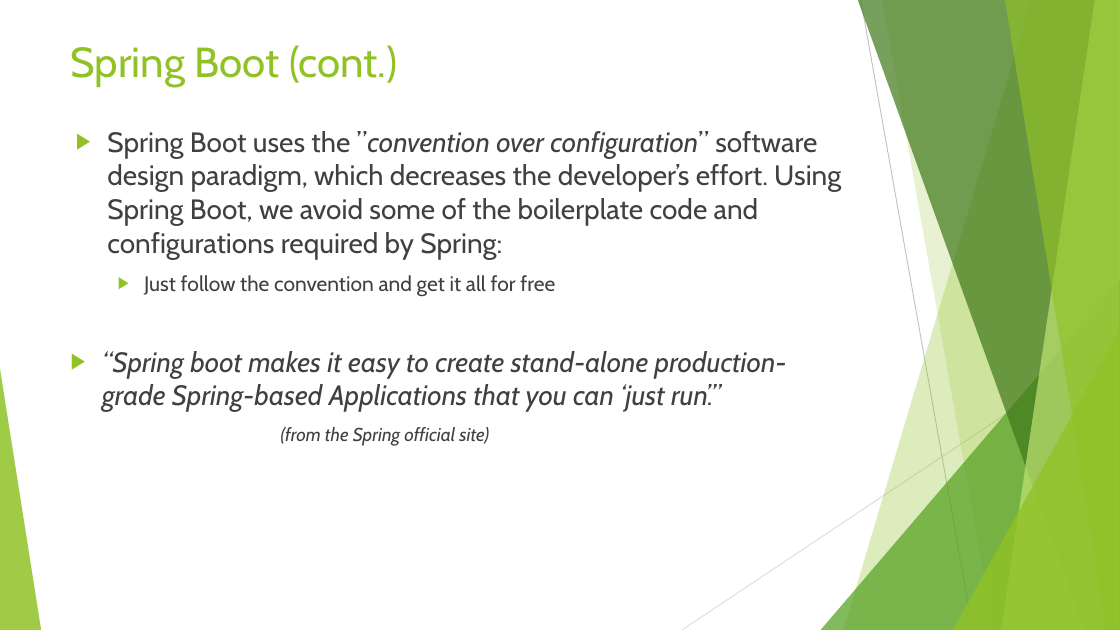
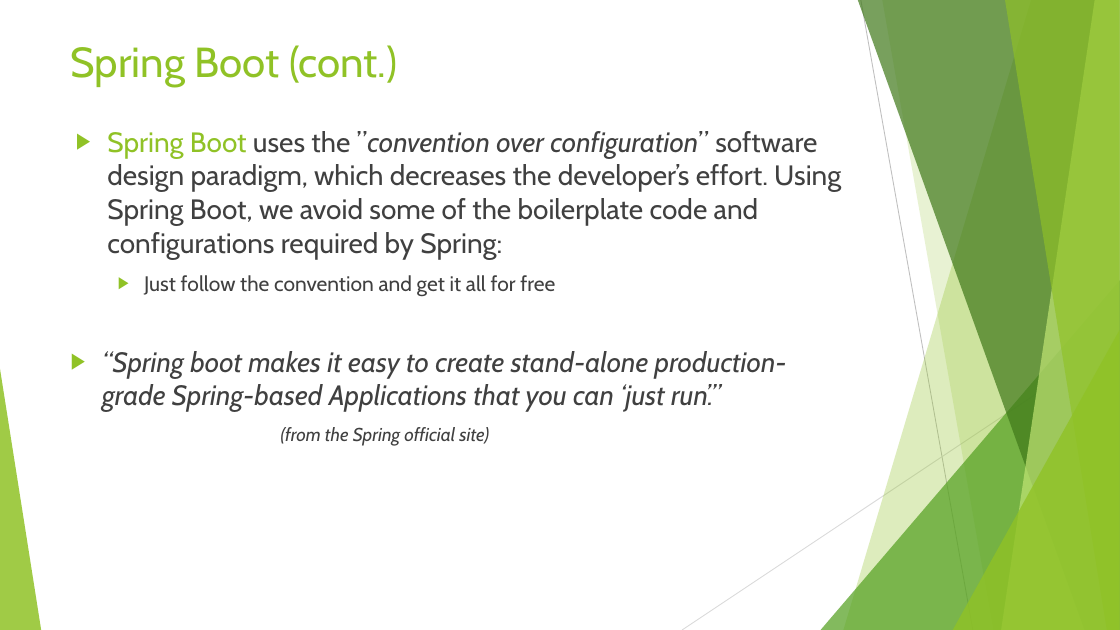
Before and after one commit to idanshal/sb-todo-app-tdp, a slide deck: slide 6 of course_data/presentations/practical_spring_boot_for_tdp_01.pptx (slide 36 before the commit). Drawn at 1120x630 pixels with LibreOffice and Linux fonts; fonts in the diff are those of the drawing. Boxes give left, top, right and bottom in pixels: in the first picture for what was removed or moved away, otherwise in the second. Text is boxed around its words. In the diff, an @@ line names an element or a change of style, - is before the commit and + after.

```diff
--- a/course_data/presentations/practical_spring_boot_for_tdp_01.pptx
+++ b/course_data/presentations/practical_spring_boot_for_tdp_01.pptx
@@ text at [107,131,841,259]: text colour #404040 to #90C226 in "Spring Boot" @@
```
Also in this commit, not shown: 7 other slides changed, 1 slide added, 7 slides removed, 1 other file.
